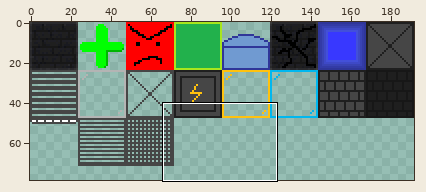
Sprite sheet, stored at devtools/leveleditor/blockfile/blocks.png. Above, an overview of the earlier version with the close-up marked.
Close-up. The starting point:
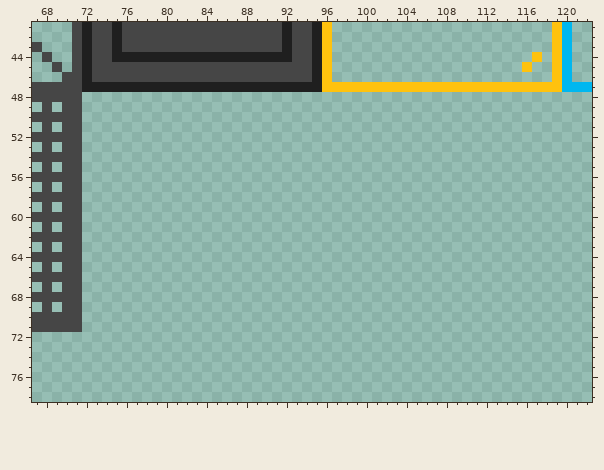
The file is 192x192 pixels. Colours within 5 levels of each other are drawn and written as one. Shown: x 67..122, y 41..78. The wide view leaves out empty margins.
The result:
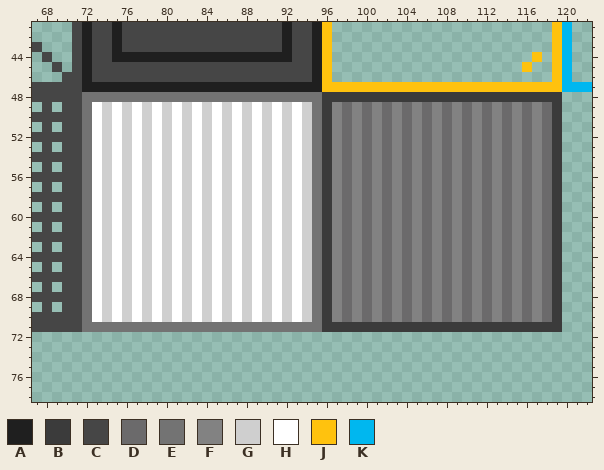
Palette (. is transparent): A #1f1f1f  B #3b3b3b  C #464646  D #6b6a6b  E #737373  F #828282  G #cfcfcf  H #ffffff  J #ffc20e  K #00b7ef
Edits made:
@@ x 67..122 @@
 47 CCCCCAAAAAAAAAAAAAAAAAAAAAAAAJJJJJJJJJJJJJJJJJJJJJJJJKKK
-48 CCCCC...................................................
-49 .C.CC...................................................
-50 CCCCC...................................................
-51 .C.CC...................................................
-52 CCCCC...................................................
-53 .C.CC...................................................
-54 CCCCC...................................................
-55 .C.CC...................................................
-56 CCCCC...................................................
-57 .C.CC...................................................
-58 CCCCC...................................................
-59 .C.CC...................................................
-60 CCCCC...................................................
-61 .C.CC...................................................
-62 CCCCC...................................................
-63 .C.CC...................................................
-64 CCCCC...................................................
-65 .C.CC...................................................
-66 CCCCC...................................................
-67 .C.CC...................................................
-68 CCCCC...................................................
-69 .C.CC...................................................
-70 CCCCC...................................................
-71 CCCCC...................................................
+48 CCCCCEEEEEEEEEEEEEEEEEEEEEEEEBBBBBBBBBBBBBBBBBBBBBBBB...
+49 .C.CCEHGHGHGHGHGHGHGHGHGHGHGEBFDFDFDFDFDFDFDFDFDFDFDB...
+50 CCCCCEHGHGHGHGHGHGHGHGHGHGHGEBFDFDFDFDFDFDFDFDFDFDFDB...
+51 .C.CCEHGHGHGHGHGHGHGHGHGHGHGEBFDFDFDFDFDFDFDFDFDFDFDB...
+52 CCCCCEHGHGHGHGHGHGHGHGHGHGHGEBFDFDFDFDFDFDFDFDFDFDFDB...
+53 .C.CCEHGHGHGHGHGHGHGHGHGHGHGEBFDFDFDFDFDFDFDFDFDFDFDB...
+54 CCCCCEHGHGHGHGHGHGHGHGHGHGHGEBFDFDFDFDFDFDFDFDFDFDFDB...
+55 .C.CCEHGHGHGHGHGHGHGHGHGHGHGEBFDFDFDFDFDFDFDFDFDFDFDB...
+56 CCCCCEHGHGHGHGHGHGHGHGHGHGHGEBFDFDFDFDFDFDFDFDFDFDFDB...
+57 .C.CCEHGHGHGHGHGHGHGHGHGHGHGEBFDFDFDFDFDFDFDFDFDFDFDB...
+58 CCCCCEHGHGHGHGHGHGHGHGHGHGHGEBFDFDFDFDFDFDFDFDFDFDFDB...
+59 .C.CCEHGHGHGHGHGHGHGHGHGHGHGEBFDFDFDFDFDFDFDFDFDFDFDB...
+60 CCCCCEHGHGHGHGHGHGHGHGHGHGHGEBFDFDFDFDFDFDFDFDFDFDFDB...
+61 .C.CCEHGHGHGHGHGHGHGHGHGHGHGEBFDFDFDFDFDFDFDFDFDFDFDB...
+62 CCCCCEHGHGHGHGHGHGHGHGHGHGHGEBFDFDFDFDFDFDFDFDFDFDFDB...
+63 .C.CCEHGHGHGHGHGHGHGHGHGHGHGEBFDFDFDFDFDFDFDFDFDFDFDB...
+64 CCCCCEHGHGHGHGHGHGHGHGHGHGHGEBFDFDFDFDFDFDFDFDFDFDFDB...
+65 .C.CCEHGHGHGHGHGHGHGHGHGHGHGEBFDFDFDFDFDFDFDFDFDFDFDB...
+66 CCCCCEHGHGHGHGHGHGHGHGHGHGHGEBFDFDFDFDFDFDFDFDFDFDFDB...
+67 .C.CCEHGHGHGHGHGHGHGHGHGHGHGEBFDFDFDFDFDFDFDFDFDFDFDB...
+68 CCCCCEHGHGHGHGHGHGHGHGHGHGHGEBFDFDFDFDFDFDFDFDFDFDFDB...
+69 .C.CCEHGHGHGHGHGHGHGHGHGHGHGEBFDFDFDFDFDFDFDFDFDFDFDB...
+70 CCCCCEHGHGHGHGHGHGHGHGHGHGHGEBFDFDFDFDFDFDFDFDFDFDFDB...
+71 CCCCCEEEEEEEEEEEEEEEEEEEEEEEEBBBBBBBBBBBBBBBBBBBBBBBB...
 72 ........................................................
Boxes around the changes in both close-ups, in picture pixels (x1, y1, x2, y2):
added: (82, 92, 562, 332)
